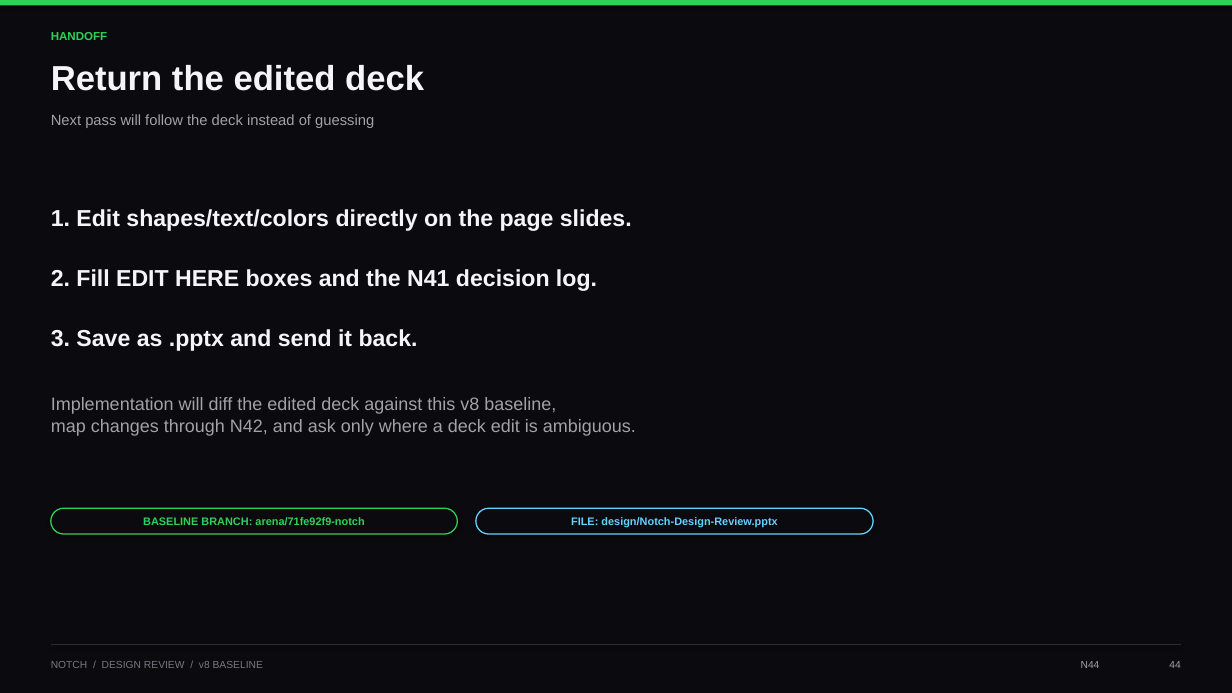
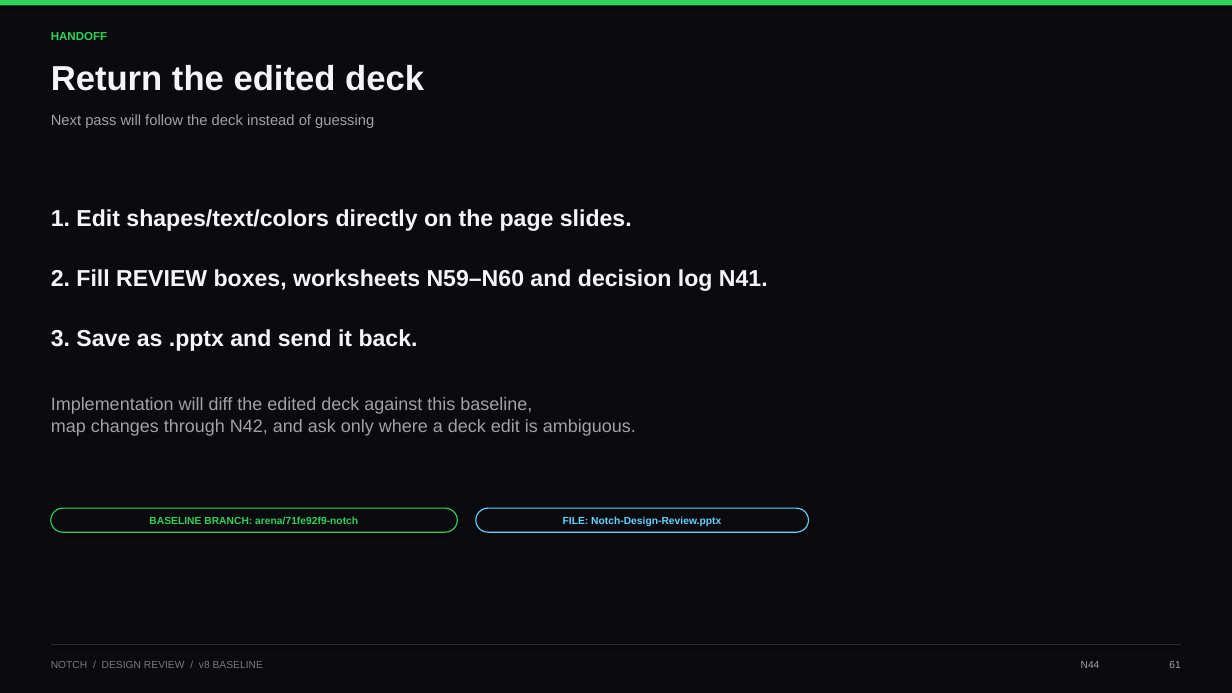
Before and after one commit to pavit12301611/notch, a slide deck: slide 61 of Notch-Design-Review.pptx (slide 44 before the commit). Drawn at 1232x693 pixels with LibreOffice and Linux fonts; fonts in the diff are those of the drawing. Boxes give left, top, right and bottom in pixels: in the first picture for what was removed or moved away, otherwise in the second. Text is boxed around its words. In the diff, an @@ line names an element or a change of style, - is before the commit and + after.

Commit message:
Expand design review workbook and preserve uploaded PPT edits

```diff
--- a/Notch-Design-Review.pptx
+++ b/Notch-Design-Review.pptx
@@ text at (51,269,768,291): text changed @@
-2. Fill EDIT HERE boxes and the N41 decision log.
+2. Fill REVIEW boxes, worksheets N59–N60 and decision log N41.
@@ text at (51,397,532,414): text changed @@
-Implementation will diff the edited deck against this v8 baseline,
+Implementation will diff the edited deck against this baseline,
@@ text "BASELINE BRANCH: arena/71fe92f9-notch" at (149,516,358,524): size 8.5 to 8 pt @@
@@ rounded rectangle at (51,508,457,532): outline #30D158 1 pt to #30D158 0.9 pt @@
@@ rounded rectangle: place and size @@
-rounded rectangle at (476,508,873,534)
+rounded rectangle at (476,508,809,532)
@@ rounded rectangle at (476,508,809,532): outline #64D2FF 1 pt to #64D2FF 0.9 pt @@
@@ text at (563,516,721,526): text changed; size 8.5 to 8 pt @@
-FILE: design/Notch-Design-Review.pptx
+FILE: Notch-Design-Review.pptx
@@ text at (1169,661,1180,668): text changed @@
-44
+61
```
Also in this commit, not shown: 43 other slides changed, 17 slides added, 3 other files.
